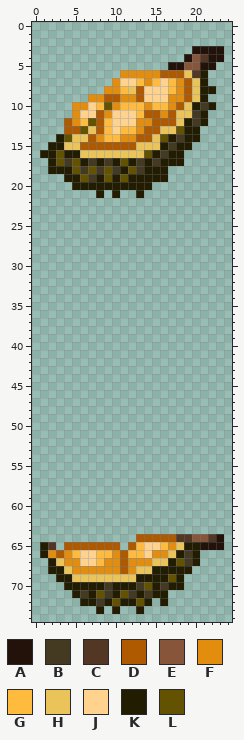
Two versions of one sprite sheet, Sources/Modules/FoodModule/Items/ModFood/Durian.png. The first picture shows the starting point.
The file is 50x150 pixels, drawn in blocks of 2x2; one block is one cell here. The old version is drawn lined up with the new one.
Palette (. is transparent): A #221209  B #443a21  C #543624  D #af5a00  E #87563a  F #e28d0d  G #ffbb3d  H #eac359  J #ffd28e  K #221d00  L #635200
Pixels before, first column x 1:
 3 ...................AAAA
 4 ..................AECAA
 5 ................AAEEAA.
 6 ..........FFFFFDDDHCK..
 7 .........FJJGFGJGFDHK..
 8 ........FFGHDJJJGFDHKK.
 9 ......FFDDFFDJJJFFDHK..
10 ....FFJGLFGGGFGGFDHKBK.
11 ....FJJDFJJJGDDFDHHBK..
12 ...DFGLDGJJJFFDDDHKBK..
13 ...DDLHDGJGGFDDHHLKK...
14 ..KLHHDFGGFFDDHLKBKK...
15 .KKHHDDDDDDDHHHKBKK....
16 KKLKKHHHHHHHHLKBKK.....
17 .KLBLKBKBKLKBKBKKK.....
18 .KKKLBLBLBKLBKKK.......
19 ...KKLBKLKLKKKKK.......
20 ....KKKKKKKKKK.........
21 .......K.K..K..........
22 .......................
23 .......................
24 .......................
25 .......................
26 .......................
27 .......................
28 .......................
29 .......................
30 .......................
31 .......................
32 .......................
33 .......................
34 .......................
35 .......................
36 .......................
37 .......................
38 .......................
39 .......................
40 .......................
41 .......................
42 .......................
43 .......................
44 .......................
45 .......................
46 .......................
47 .......................
48 .......................
49 .......................
50 .......................
51 .......................
52 .......................
53 .......................
54 .......................
55 .......................
56 .......................
57 .......................
58 .......................
59 .......................
60 .......................
61 .......................
62 .......................
63 .......................
64 ............DDDDDCCEECA
65 KC.DDDDDDD.DGJJGFHKKAAA
66 KFDFGJJGGFDGGJFFHKBK...
67 .KHFFJJGFFDFFFHHKLBK...
68 .KKHFFFFFFDFHHKKKKK....
69 ..KKHHHHHHHHKKKKLK.....
70 ...KKKKKBKKKBLKBKK.....
71 ....KBKLBKLBKBKK.......
72 .....KKBKLKKLK.K.......
73 .......K.K..K..........
After the commit:
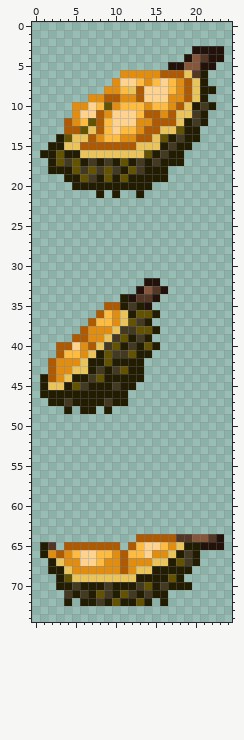
Change:
{"change": "drawings rearranged on the sheet (the old picture shows each at its new place; 1 dropped ones are not shown)"}
{"y":32,"x":14,"old":"..","new":"AA"}
{"y":33,"x":13,"old":"....","new":"AECA"}
{"y":34,"x":11,"old":".....","new":"KACCA"}
{"y":35,"x":9,"old":"......","new":"DDKBKA"}
{"y":36,"x":8,"old":"........","new":"DGFHKLLK"}
{"y":37,"x":7,"old":"........","new":"DGGFHLBK"}
{"y":38,"x":6,"old":"..........","new":"DFFFHBBLLK"}
{"y":39,"x":5,"old":"..........","new":"DDFFHBLKBK"}
{"y":40,"x":3,"old":".............","new":"DDJFDHBLKBKLK"}
{"y":41,"x":3,"old":"............","new":"DGGFHKLBBLKK"}
{"y":42,"x":2,"old":"............","new":"DFFFHKKLKKKK"}
{"y":43,"x":2,"old":"............","new":"DFFHHKBKBLKK"}
{"y":44,"x":1,"old":".............","new":"KDFHKKBLKKKKK"}
{"y":45,"x":1,"old":"............","new":"KHHKLBKKKBKK"}
{"y":46,"x":1,"old":"...........","new":"KKKKKKKKKKK"}
{"y":47,"x":2,"old":"..........","new":"KKBKKKKBKK"}
{"y":48,"x":4,"old":".","new":"K"}
{"y":48,"x":6,"old":"..","new":"KK"}
{"y":48,"x":9,"old":".","new":"K"}
{"y":69,"x":4,"old":"K","new":"L"}
{"y":70,"x":3,"old":".","new":"K"}
{"y":70,"x":5,"old":"K","new":"B"}
{"y":70,"x":19,"old":".","new":"K"}
{"y":71,"x":4,"old":".","new":"B"}
{"y":72,"x":4,"old":".","new":"K"}
{"y":73,"x":8,"old":"K","new":"."}
{"y":73,"x":10,"old":"K","new":"."}
{"y":73,"x":13,"old":"K","new":"."}
{"label":"added","picture_box":[40,278,168,414]}
{"label":"changed","picture_box":[56,574,144,614]}
{"label":"added","picture_box":[184,582,192,590]}
